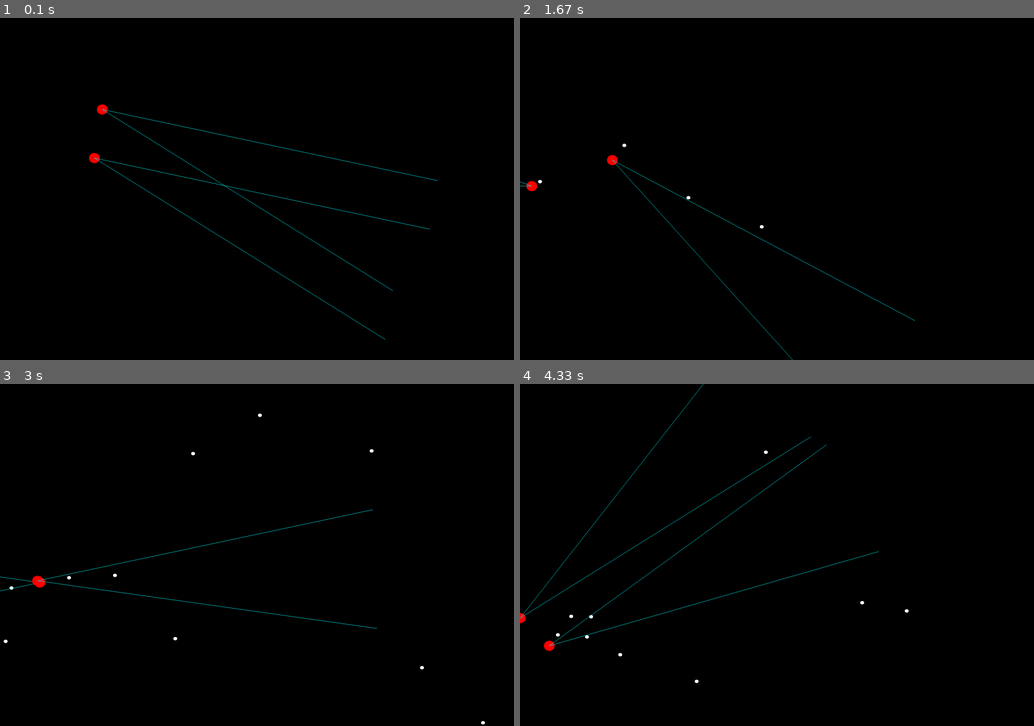
Above: before the commit, frames 1-4 (two rows, left to right).
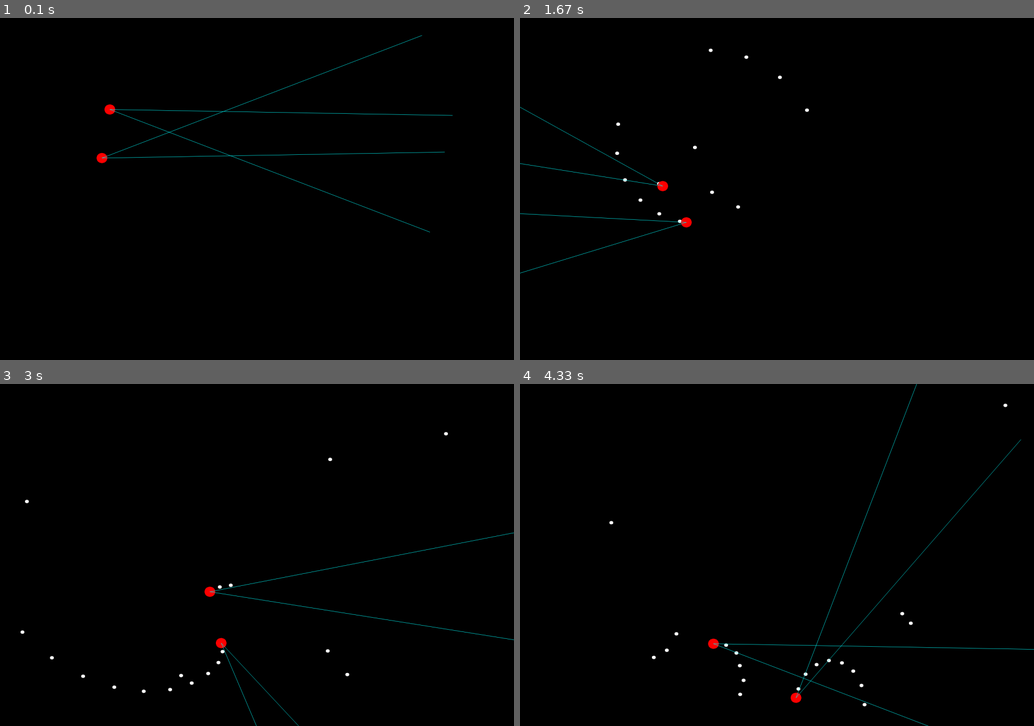
Above: after the commit, the same moments.

Repository: sattfatt/Simple-AI
Game: pygame game, started from pygame1/test.py
The game is run twice, just before and just after one commit, with the same random seed, the same clock (stepped at 60 frames per second) and the same inputs.
Inputs (mouse positions are in pixels of both pictures, inside the frame that each line leads up to):
- Up to frame 1 (0.1 s): no input
- Up to frame 2 (1.67 s): tap Space at 0.33, 0.73, 1.03, 1.3, 1.63 s; hold A 0.67-1.2 s; move the mouse to (766, 230) at 0.7 s; hold S 1.23-1.53 s; move the mouse to (843, 96) at 1.27 s; hold A from 1.57 s (still down); move the mouse to (586, 154) at 1.6 s
- Up to frame 3 (3 s): tap Space at 1.93, 2.07, 2.47, 2.77 s; release A at 1.97 s; hold W 2-2.37 s; move the mouse to (169, 637) at 2.03 s; hold D from 2.4 s (still down); move the mouse to (277, 596) at 2.43 s
- Up to frame 4 (4.33 s): release D at 3.03 s; hold S 3.07-3.43 s; move the mouse to (638, 537) at 3.1 s; tap Space at 3.13, 3.53, 3.83, 4.03 s; hold A 3.47-3.93 s; move the mouse to (643, 661) at 3.5 s; hold D from 3.97 s (still down); move the mouse to (602, 637) at 4 s

The runs differ from the first frame. In frame 1, 1.5% of the frame differs, in the area x 17-89%, y 5-94%; in frame 2, 0.9%; in frame 3, 1.2%; in frame 4, 1.6%, in the area x 0-100%, y 0-100%.

Commit message:
some termination criteria added

Diff:
--- a/pygame1/test.py
+++ b/pygame1/test.py
@@ -7,7 +7,7 @@
 # main
 pygame.init()
 pygame.display.set_caption('Animation')
-FPS = 120
+FPS = 240
 fpsClock = pygame.time.Clock()
 
 # ------------- #
@@ -22,13 +22,13 @@
 # ------------- #
 #    params     #
 # ------------- #
-
+MAXITERATIONS = 1000
 MAXHEALTH = 100
 MOVESPEED = 1
-PROJVEL = 5
-MAXSPINRATE = 2
+PROJVEL = 3
+MAXSPINRATE = 1
 PROJECTILEINTERVAL = 15
-MAXNEURONSPERLAYER = 10
+MAXNEURONSPERLAYER = 15
 MAXDISPX = 1500  # 1024
 MAXDISPY = 1000  # 768
 MINRANDPARM = -10000
@@ -302,6 +302,19 @@
     return baby
 
 
+def mutate(NN):
+    return NN
+
+
+def setScore(NN):
+    pass
+
+def newGen():
+    pass
+
+
+
+
 # ------------- #
 #      main     #
 # ------------- #
@@ -324,7 +337,27 @@
 
 testbaby = breed(NNlist1[0], NNlist2[0], 'bob')
 
+iteration = 0
+
+popindex = 0
+
 while True:
+    iteration += 1
+    if iteration >= MAXITERATIONS or entities[0].health == 0 or entities[1].health == 0:
+        iteration = 0
+        popindex += 1
+        print('Need to advance in Population')
+        nets = [NNlist1[popindex], NNlist2[popindex]]
+        entities[0].pos[0] = np.random.randint(1, MAXDISPX - 1)
+        entities[0].pos[1] = np.random.randint(1, MAXDISPY - 1)
+        entities[1].pos[0] = np.random.randint(1, MAXDISPX - 1)
+        entities[1].pos[1] = np.random.randint(1, MAXDISPY - 1)
+        # getsetscore()
+        # nextNN()
+        if popindex == 10:
+            print('all nets in population tested!')
+            popindex = 0
+            break
 
     DISPLAYSURF.fill(BLACK)
     # movement
@@ -372,9 +405,9 @@
             proj.updateProjectile()
 
             proj.draw()
-            # print(proj.pos)
-            # for entity in entities:
-            #    proj.collisionDetection(entity)
+            #print(proj.pos)
+            for entity in entities:
+               proj.collisionDetection(entity)
             #    temp = entity.inWedge(proj)
             #    if temp:
             #        counter += 1
@@ -382,10 +415,8 @@
             # print counter
             # print('checking: ' + entity.owner)
             # print(temp + '\'s projectile is in ' + entity.owner + '\'s FOV')
-
         # remove projectile from list if remove condition is met.
         projectiles[:] = [x for x in projectiles if removeCondition(x)]
-
         # entity handling
     #    entities[0].dir = entities[0].getCursorAngle()
     if entities:
@@ -395,7 +426,12 @@
             for players in entities:
                 if players != entity:
                     if (entity.inWedge(players)):
-                        print(entity.owner + ' detects ' + players.owner)
+                        #print(entity.owner + ' detects ' + players.owner)
+                        entity.detectEnemy = True
+                        #print(players.owner)
+                    else:
+                        entity.detectEnemy = False
+
 
             # create list of NNs for each entity
             nextmove = nets[entities.index(entity)].out(entity.state())
